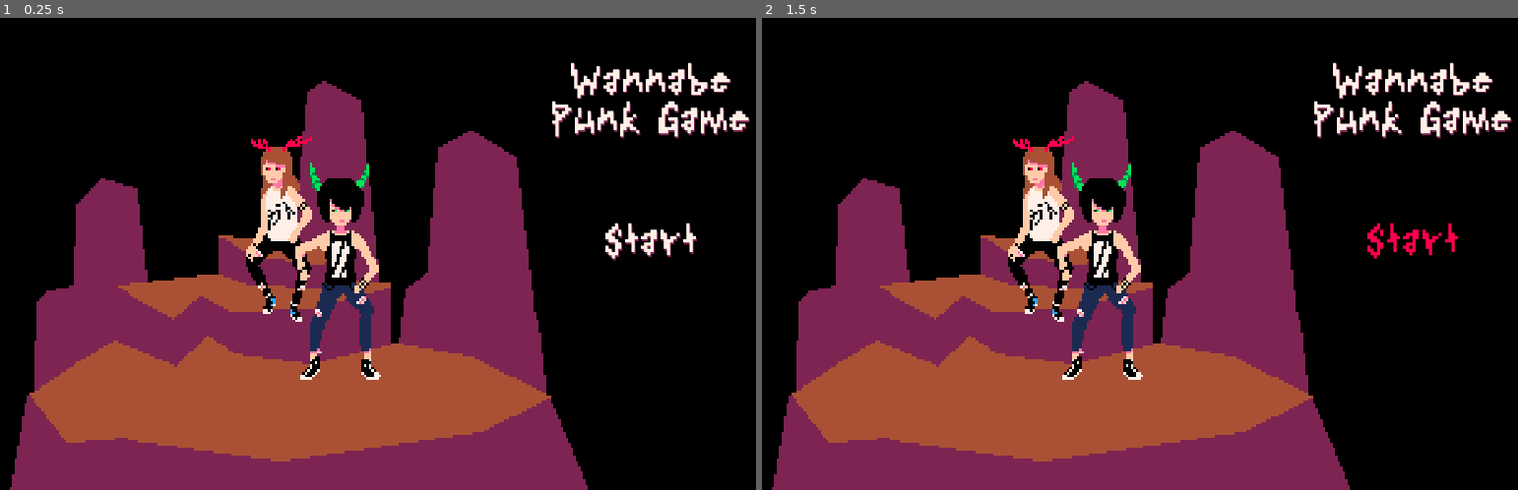
Above: before the commit, frames 1-2 (left to right).
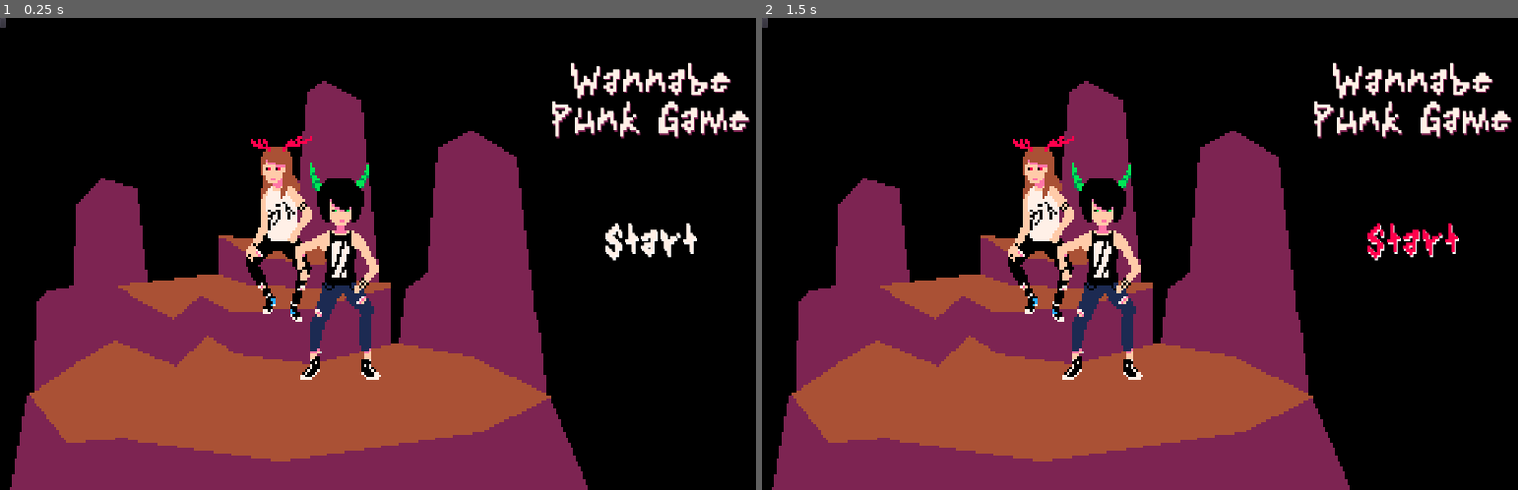
Above: after the commit, the same moments.

Repository: Dwyriel/WannabePunkGame
Game: Godot game, scene res://Scenes/GameMenu.tscn
The game is run twice, just before and just after one commit, with the same random seed, the same clock (stepped at 60 frames per second) and the same inputs.
Inputs:
- Up to frame 1 (0.25 s): no input
- Up to frame 2 (1.5 s): click "Start" at 0.5 s; click "Start" at 1.25 s

The runs differ from the first frame. In frame 1, 0.2% of the frame differs, in the area x 0-93%, y 0-52%; in frame 2, 0.2%.
Error after the commit: Parse Error: Indented block expected after declaration of "_ready" function. (res://Scenes/StartButton.gd:4)

Commit message:
Half assed work, I just hate UI

Diff:
--- a/Scenes/GameMenu.tscn
+++ b/Scenes/GameMenu.tscn
@@ -1,8 +1,9 @@
-[gd_scene load_steps=12 format=2]
+[gd_scene load_steps=13 format=2]
 
 [ext_resource path="res://Assets/Panque.png" type="Texture" id=1]
 [ext_resource path="res://Fonts/DoubleHomicide.ttf" type="DynamicFontData" id=2]
 [ext_resource path="res://Scenes/StartButton.gd" type="Script" id=3]
+[ext_resource path="res://Scripts/GameMenu.gd" type="Script" id=4]
 
 [sub_resource type="DynamicFontData" id=3]
 font_path = "res://Fonts/DoubleHomicide.ttf"
@@ -27,17 +28,18 @@
 
 [sub_resource type="StyleBoxEmpty" id=6]
 
-[node name="Control" type="Control"]
+[node name="MainMenu" type="Control"]
 anchor_right = 1.0
 anchor_bottom = 1.0
+script = ExtResource( 4 )
 
-[node name="TextureRect" type="TextureRect" parent="."]
+[node name="Background" type="TextureRect" parent="."]
 margin_right = 1600.0
 margin_bottom = 960.0
 texture = ExtResource( 1 )
 expand = true
 
-[node name="Label" type="Label" parent="."]
+[node name="GameTitle" type="Label" parent="."]
 margin_left = 1048.0
 margin_top = 26.0
 margin_right = 1600.0
@@ -90,5 +92,12 @@
 align = 1
 valign = 1
 
-[connection signal="mouse_entered" from="StartButton" to="StartButton" method="_on_StartButton_mouse_entered"]
-[connection signal="mouse_exited" from="StartButton" to="StartButton" method="_on_StartButton_mouse_exited"]
+[node name="ExitButton" type="Button" parent="."]
+margin_right = 12.0
+margin_bottom = 20.0
+
+[node name="ShadowText" type="Label" parent="ExitButton"]
+margin_right = 40.0
+margin_bottom = 14.0
+
+[connection signal="pressed" from="StartButton" to="." method="_on_StartButton_pressed"]
--- a/Scenes/StartButton.gd
+++ b/Scenes/StartButton.gd
@@ -1,13 +1,3 @@
 extends Button
 
-var label : Label;
-
 func _ready():
-	label = $ShadowText;
-	label.add_color_override("font_color", GlobalVariables.Purple);
-
-func _on_StartButton_mouse_entered():
-	label.add_color_override("font_color", GlobalVariables.Black);# Or.. "label.visible = false;" then "label.visible = true;"
-
-func _on_StartButton_mouse_exited():
-	label.add_color_override("font_color", GlobalVariables.Purple);
--- /dev/null
+++ b/Scripts/GameMenu.gd
@@ -0,0 +1,16 @@
+extends Control
+
+var label;
+
+func _ready():
+	label = $StartButton.$ShadowText;
+	label.add_color_override("font_color", GlobalVariables.Purple);
+
+func _on_StartButton_pressed():
+	SceneSwitcher.goToScene(GlobalVariables.GameScenes.Game);
+
+func _on_StartButton_mouse_entered():
+	label.add_color_override("font_color", GlobalVariables.Black);# Or.. "label.visible = false;" then "label.visible = true;"
+
+func _on_StartButton_mouse_exited():
+	label.add_color_override("font_color", GlobalVariables.Purple);
--- a/Scripts/GlobalPreloads.gd
+++ b/Scripts/GlobalPreloads.gd
@@ -1,5 +1,7 @@
 extends Node
 
+const GameScene : PackedScene = preload("res://Scenes/GameScene.tscn");
+const MenuScene : PackedScene = preload("res://Scenes/GameMenu.tscn");
 const PlayerScene : PackedScene = preload("res://Scenes/Player.tscn");
 const SpriteFrameGreen : Resource = preload("res://Assets/SpriteFrameGreen.tres");
 const SpriteFrameRed : Resource = preload("res://Assets/SpriteFrameRed.tres");
--- a/Scripts/GlobalVariables.gd
+++ b/Scripts/GlobalVariables.gd
@@ -1,8 +1,7 @@
 extends Node
 
-enum GameStates {Menu, Ingame, Gameover}
+enum GameScenes {Menu, Game}
 enum Characters {Green, Red, Yellow}
-var GameState = GameStates.Menu;
 var PushBackFromTouchkMultiplier: float = 60;
 var PushBackFromDashMultiplier: float = 120;
 var BeingPushedTime: float = .15; #! Some of those can(should?) be moved to the player script, for more customization &&/|| different attributes/skills for each character
--- /dev/null
+++ b/Scripts/SceneSwitcher.gd
@@ -0,0 +1,25 @@
+extends Node
+
+var currentScene : Node;
+var root : Viewport;
+
+func _ready():
+	root = get_tree().root;
+	currentScene = root.get_child(root.get_child_count()-1);
+
+func goToScene(scene):
+	call_deferred("goToSceneIdle", scene);
+
+func goToSceneIdle(scene):
+	var nextScene : Node;
+	match scene:
+		GlobalVariables.GameScenes.Game:
+			nextScene = GlobalPreloads.GameScene.instance();
+		GlobalVariables.GameScenes.Menu:
+			nextScene = GlobalPreloads.MenuScene.instance();
+		_:
+			return;
+	currentScene.free();
+	currentScene = nextScene;
+	root.add_child(currentScene);
+	get_tree().current_scene = currentScene;
--- a/project.godot
+++ b/project.godot
@@ -18,6 +18,7 @@
 
 GlobalPreloads="*res://Scripts/GlobalPreloads.gd"
 GlobalVariables="*res://Scripts/GlobalVariables.gd"
+SceneSwitcher="*res://Scripts/SceneSwitcher.gd"
 
 [display]
 
